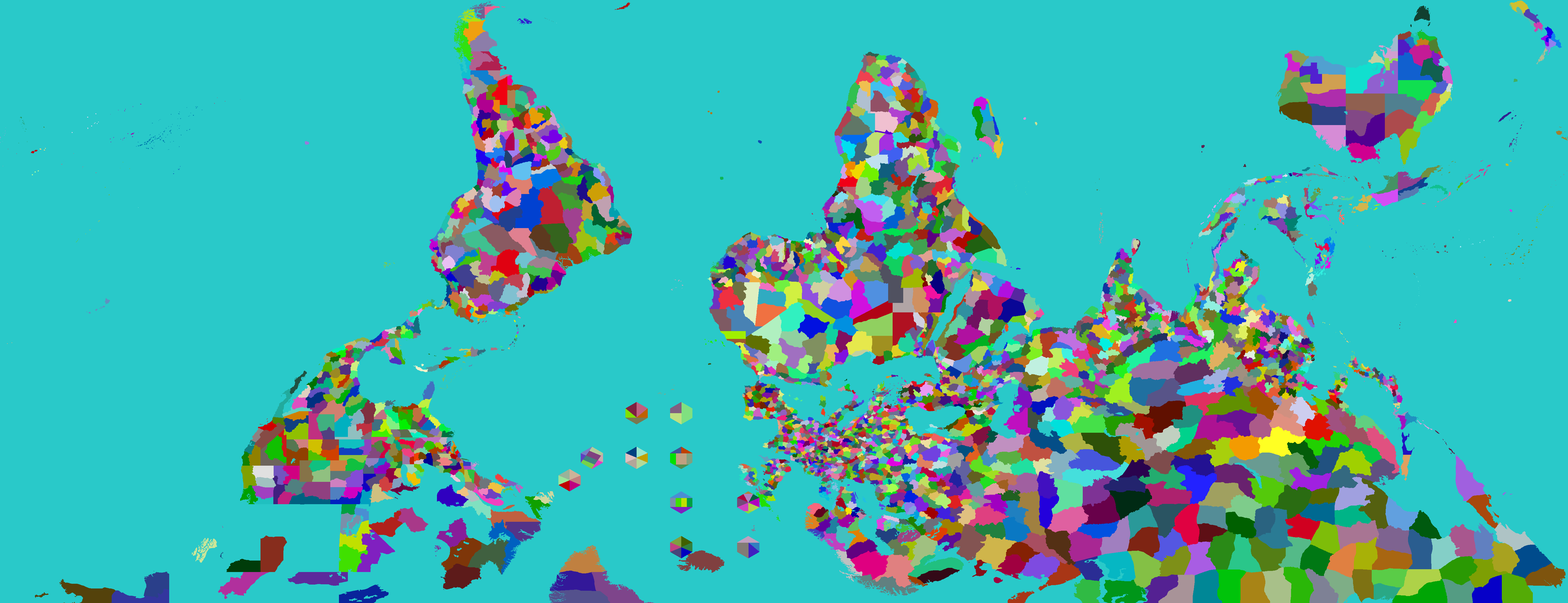
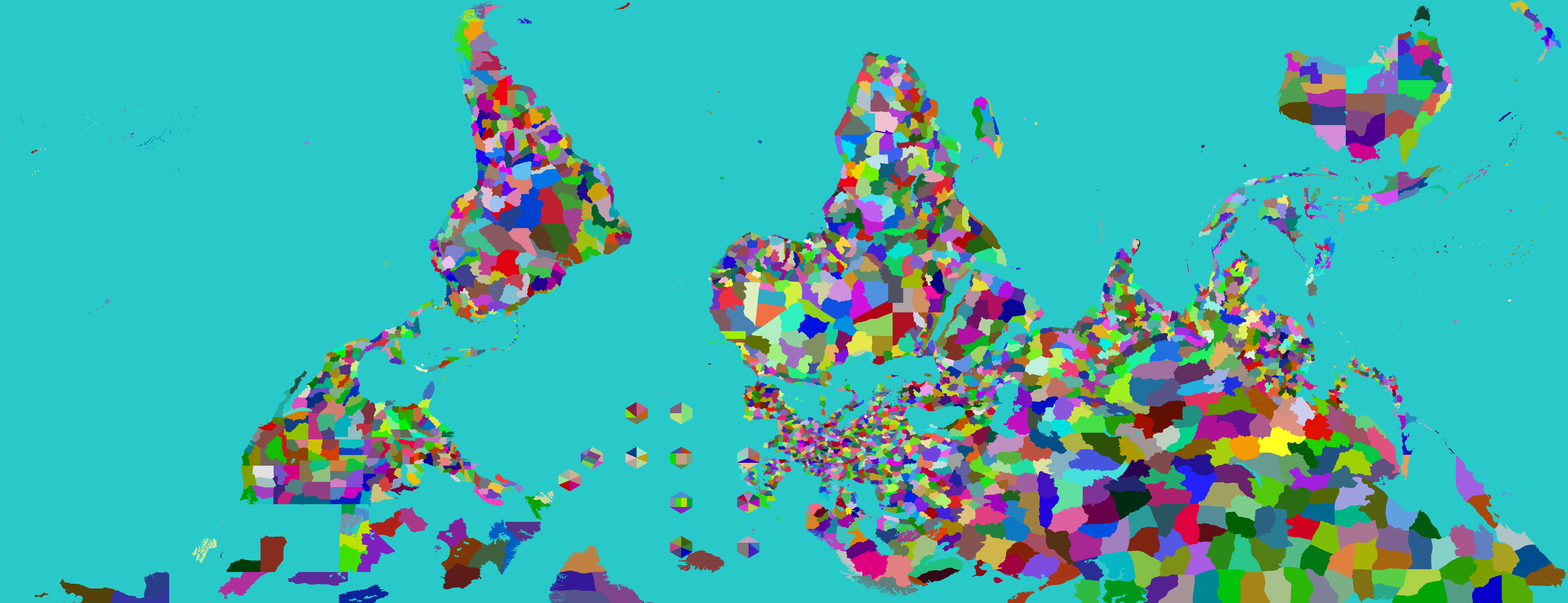
Before/after of a 1568 x 603 layered artwork. What changed in the layer stack:
painted on "Provinces" over [436, 446, 760, 529]
